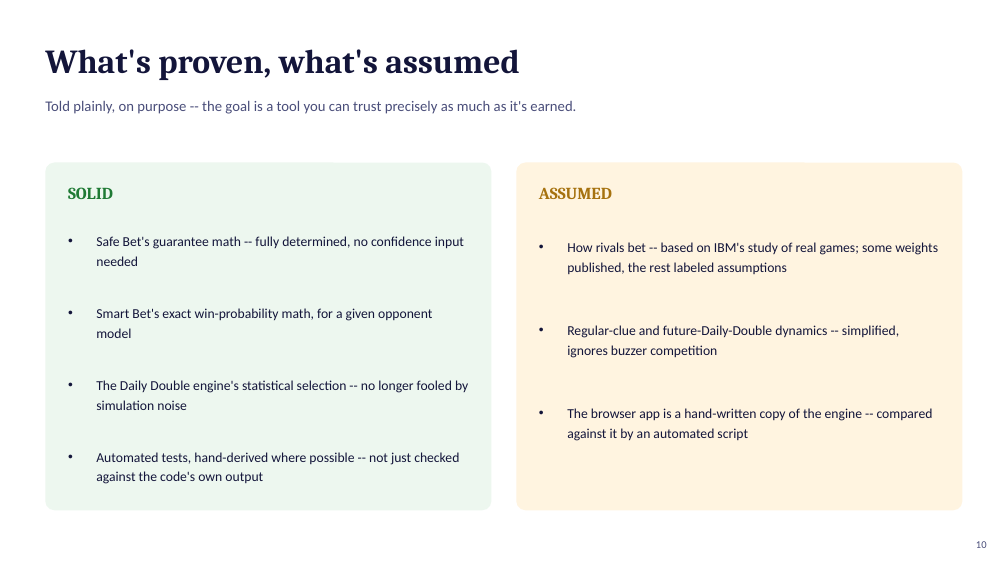
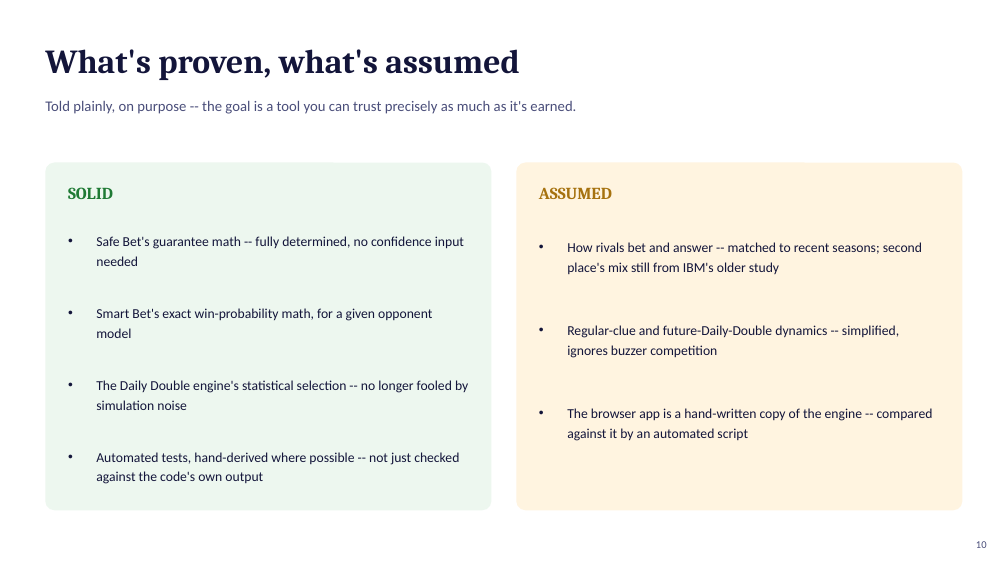
Before and after one commit to willhoop/jeopardy-wagering, a slide deck: slide 10 of docs/deck.pptx. Drawn at 1008x567 pixels with LibreOffice and Linux fonts; fonts in the diff are those of the drawing. Boxes give left, top, right and bottom in pixels: in the first picture for what was removed or moved away, otherwise in the second. Text is boxed around its words. In the diff, an @@ line names an element or a change of style, - is before the commit and + after.

```diff
--- a/docs/deck.pptx
+++ b/docs/deck.pptx
@@ text at box(567, 242, 922, 274): text changed @@
-• How rivals bet -- based on IBM's study of real games; some weights published, the rest labeled assumptions
+• How rivals bet and answer -- matched to recent seasons; second place's mix still from IBM's older study
```
Also in this commit, not shown: 1 other slide changed, 34 other files.
